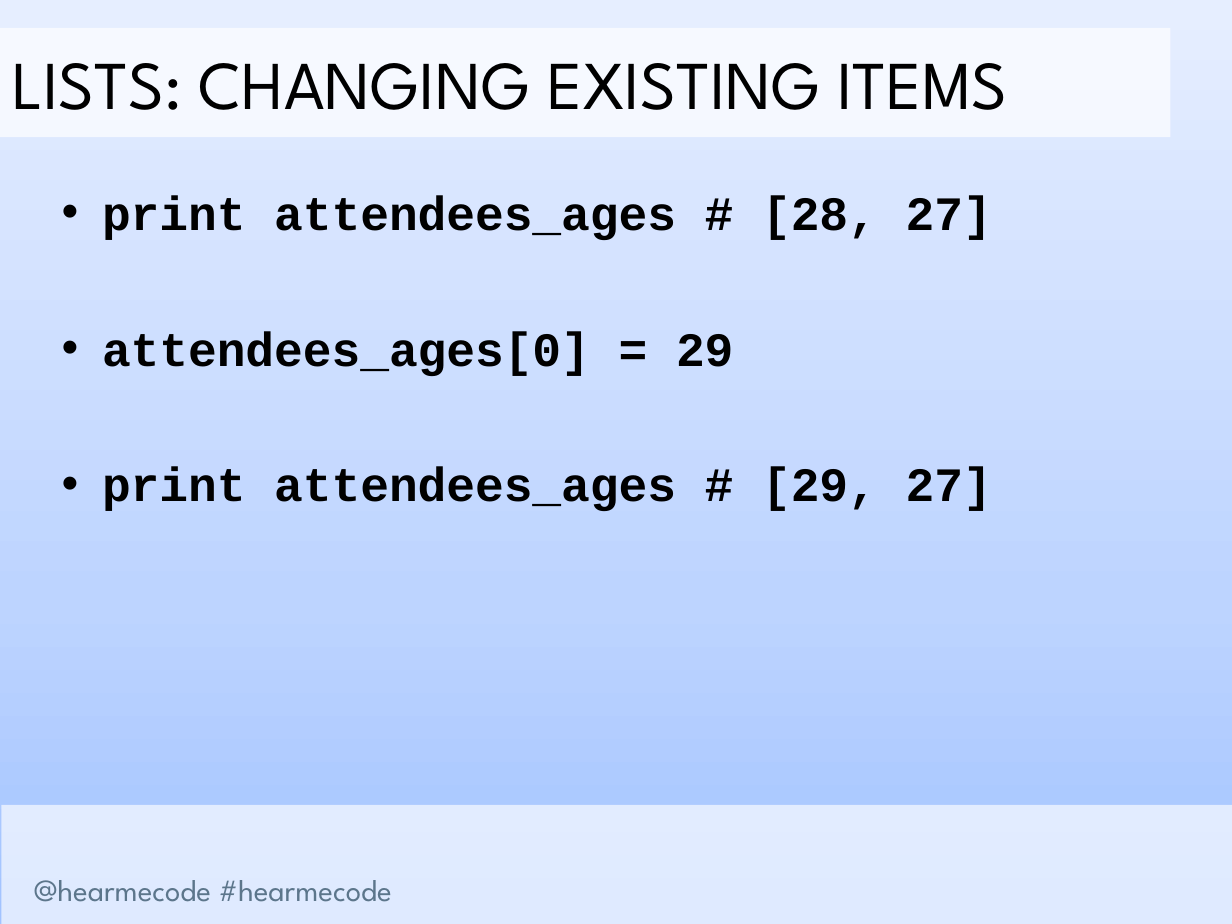
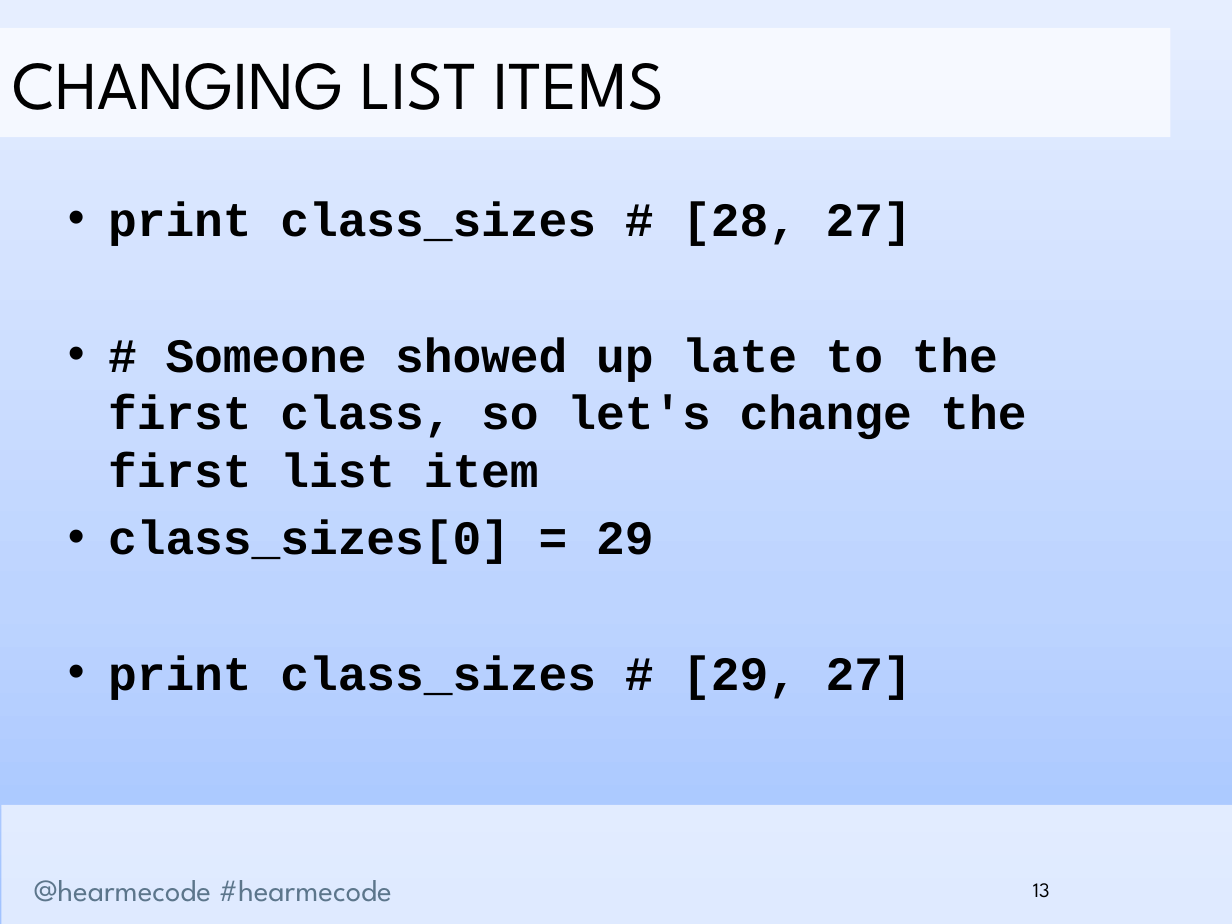
Before and after one commit to hearmecode/slides, a slide deck: slide 13 of Lesson 2/Hear Me Code - Lists and Loops.pptx. Drawn at 1232x924 pixels with LibreOffice and Linux fonts; fonts in the diff are those of the drawing; background and template pictures are left out. Boxes give left, top, right and bottom in pixels: in the first picture for what was removed or moved away, otherwise in the second. Text is boxed around its words. In the diff, an @@ line names an element or a change of style, - is before the commit and + after.

```diff
--- a/Lesson 2/Hear Me Code - Lists and Loops.pptx
+++ b/Lesson 2/Hear Me Code - Lists and Loops.pptx
@@ text in rectangle at [12,63,664,110]: text changed @@
-LISTS: CHANGING EXISTING ITEMS
+CHANGING LIST ITEMS
@@ text at [108,202,1026,700]: text changed @@
-• print attendees_ages # [28, 27]
-• attendees_ages[0] = 29
-• print attendees_ages # [29, 27]
+• print class_sizes # [28, 27]
+• # Someone showed up late to the first class, so let's change the first list item
+• class_sizes[0] = 29
+• print class_sizes # [29, 27]
@@ page number added at [1033,883,1050,898], 12 pt, text #000000 @@
+13
```
Also in this commit, not shown: 29 other slides changed, 7 slides added, 3 slides removed, 2 other files.
